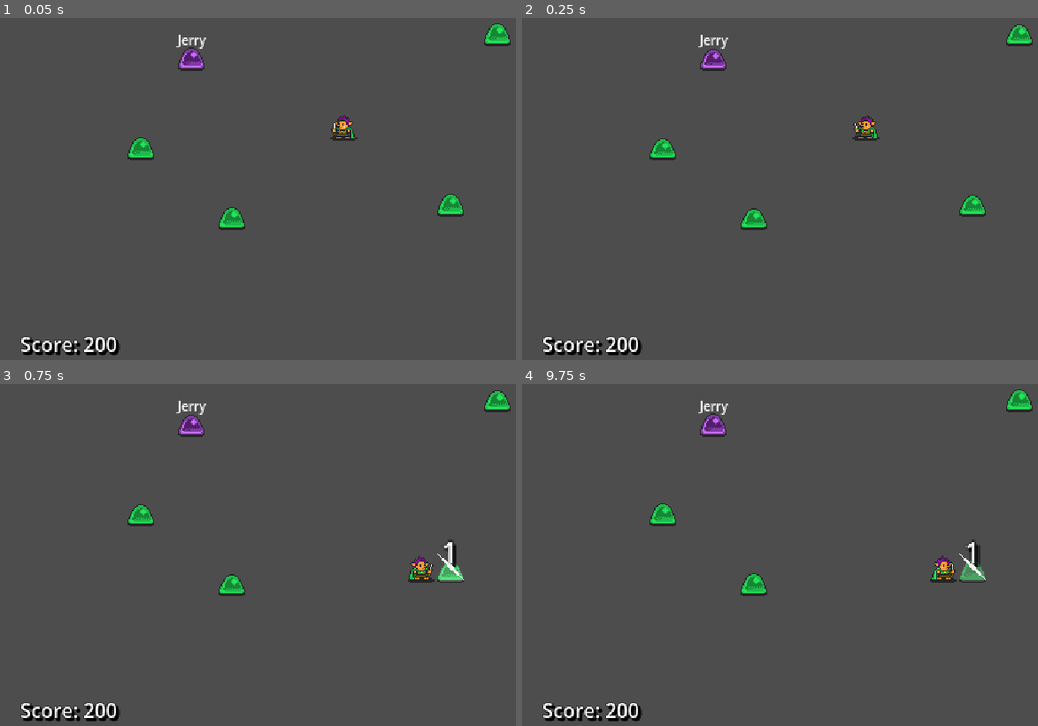
Above: before the commit, frames 1-4 (two rows, left to right).
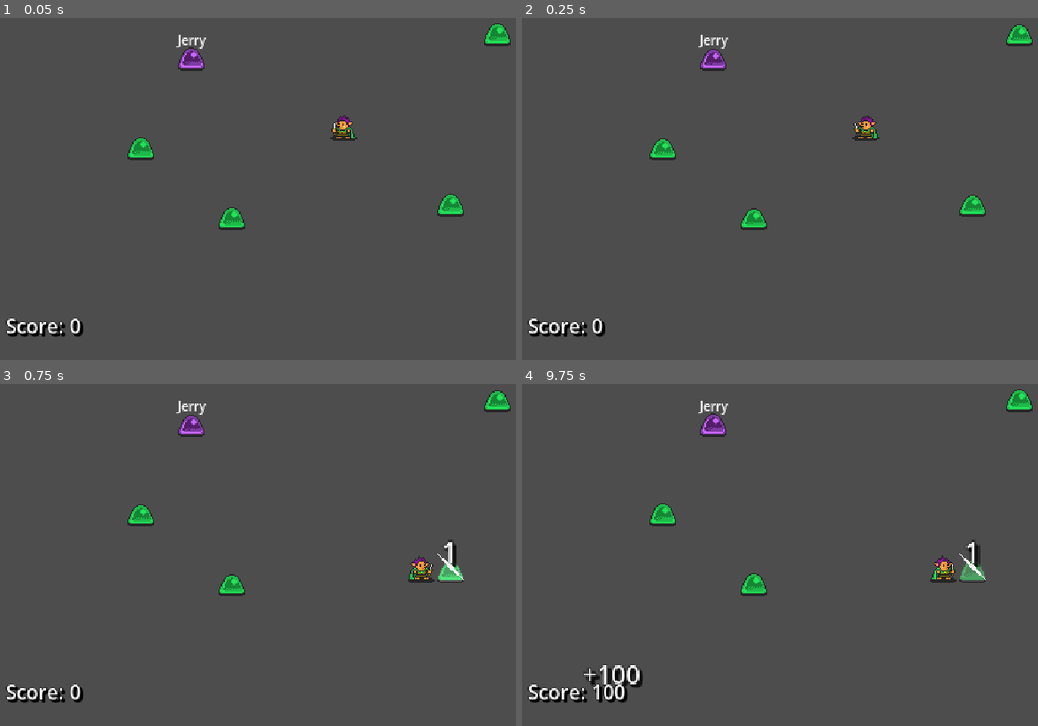
Above: after the commit, the same moments.

Repository: nuzcraft/beat-m-up
Game: Godot game, scene res://scenes/world/world.tscn
Two runs of this game, one before a commit and one after it. Both use one fixed random seed, a clock stepped at 60 frames per second and the inputs below.
Inputs:
- Up to frame 1 (0.05 s): no input
- Up to frame 2 (0.25 s): no input
- Up to frame 3 (0.75 s): tap Enter at 0.5 s; hold Right (ui_right) from 0.53 s (still down)
- Up to frame 4 (9.75 s): release Right (ui_right) at 1.28 s; hold Left (ui_left) 1.28-2.03 s; hold Right (ui_right) 2.03-3.53 s; hold Left (ui_left) 3.53-5.78 s; hold Right (ui_right) 5.78-8.03 s; tap Space at 7.25 s; hold Left (ui_left) 8.03-9.53 s; hold Right (ui_right) from 9.53 s (still down)

The runs differ from the first frame. In frame 1, 1.2% of the frame differs, in the area x 1-24%, y 87-99%; in frame 2, 1.2%; in frame 3, 1.2%; in frame 4, 1.8%, in the area x 1-24%, y 81-99%.

Commit message:
added score system

Diff:
--- a/scenes/floating_number/floating_number.gd
+++ b/scenes/floating_number/floating_number.gd
@@ -14,5 +14,5 @@
 func _on_animation_player_animation_finished(anim_name):
 	queue_free()
 
-func set_number(number:int):
+func set_number(number):
 	$LabelHolder/Label.text = str(number)
--- a/scenes/floating_number/floating_number.tscn
+++ b/scenes/floating_number/floating_number.tscn
@@ -9,6 +9,45 @@
 shadow_size = 2
 shadow_color = Color(0, 0, 0, 0.721569)
 shadow_offset = Vector2(2, 2)
+
+[sub_resource type="Animation" id="Animation_es6iw"]
+length = 0.001
+tracks/0/type = "value"
+tracks/0/imported = false
+tracks/0/enabled = true
+tracks/0/path = NodePath(".:scale")
+tracks/0/interp = 1
+tracks/0/loop_wrap = true
+tracks/0/keys = {
+"times": PackedFloat32Array(0),
+"transitions": PackedFloat32Array(1),
+"update": 0,
+"values": [Vector2(1, 1)]
+}
+tracks/1/type = "value"
+tracks/1/imported = false
+tracks/1/enabled = true
+tracks/1/path = NodePath("LabelHolder:position")
+tracks/1/interp = 1
+tracks/1/loop_wrap = true
+tracks/1/keys = {
+"times": PackedFloat32Array(0),
+"transitions": PackedFloat32Array(1),
+"update": 0,
+"values": [Vector2(0, 0)]
+}
+tracks/2/type = "value"
+tracks/2/imported = false
+tracks/2/enabled = true
+tracks/2/path = NodePath("LabelHolder/Label:modulate")
+tracks/2/interp = 1
+tracks/2/loop_wrap = true
+tracks/2/keys = {
+"times": PackedFloat32Array(0),
+"transitions": PackedFloat32Array(1),
+"update": 0,
+"values": [Color(1, 1, 1, 1)]
+}
 
 [sub_resource type="Animation" id="Animation_qc3lc"]
 resource_name = "float"
@@ -49,45 +88,6 @@
 "values": [Color(1, 1, 1, 1), Color(1, 1, 1, 0)]
 }
 
-[sub_resource type="Animation" id="Animation_es6iw"]
-length = 0.001
-tracks/0/type = "value"
-tracks/0/imported = false
-tracks/0/enabled = true
-tracks/0/path = NodePath(".:scale")
-tracks/0/interp = 1
-tracks/0/loop_wrap = true
-tracks/0/keys = {
-"times": PackedFloat32Array(0),
-"transitions": PackedFloat32Array(1),
-"update": 0,
-"values": [Vector2(1, 1)]
-}
-tracks/1/type = "value"
-tracks/1/imported = false
-tracks/1/enabled = true
-tracks/1/path = NodePath("LabelHolder:position")
-tracks/1/interp = 1
-tracks/1/loop_wrap = true
-tracks/1/keys = {
-"times": PackedFloat32Array(0),
-"transitions": PackedFloat32Array(1),
-"update": 0,
-"values": [Vector2(0, 0)]
-}
-tracks/2/type = "value"
-tracks/2/imported = false
-tracks/2/enabled = true
-tracks/2/path = NodePath("LabelHolder/Label:modulate")
-tracks/2/interp = 1
-tracks/2/loop_wrap = true
-tracks/2/keys = {
-"times": PackedFloat32Array(0),
-"transitions": PackedFloat32Array(1),
-"update": 0,
-"values": [Color(1, 1, 1, 1)]
-}
-
 [sub_resource type="AnimationLibrary" id="AnimationLibrary_53rdp"]
 _data = {
 "RESET": SubResource("Animation_es6iw"),
--- a/scenes/world/world.gd
+++ b/scenes/world/world.gd
@@ -10,6 +10,7 @@
 
 # Called when the node enters the scene tree for the first time.
 func _ready():
+	update_score_number_label(score)
 	for enemy in get_tree().get_nodes_in_group("enemies"):
 		enemy.died.connect(_on_enemy_died)
 	pass # Replace with function body.
@@ -75,4 +76,11 @@
 
 func _on_enemy_died(points):
 	score += points
-	print(score)
+	update_score_number_label(score)
+	var floating_number = floating_number_scene.instantiate()
+	floating_number.set_number("+" + str(points))
+	add_child(floating_number)
+	floating_number.global_position = $HUD/HUDControls/ScoreContainer/ScoreNumberLabel.global_position + Vector2(5, -5)
+
+func update_score_number_label(number:int):
+	$HUD/HUDControls/ScoreContainer/ScoreNumberLabel.text = str(number)
--- a/scenes/world/world.tscn
+++ b/scenes/world/world.tscn
@@ -37,24 +37,40 @@
 [node name="Jerry" parent="." instance=ExtResource("4_rtd4x")]
 position = Vector2(156, 87)
 
-[node name="Control" type="Control" parent="."]
+[node name="HUD" type="CanvasLayer" parent="."]
+
+[node name="HUDControls" type="Control" parent="HUD"]
 layout_mode = 3
-anchors_preset = 0
-offset_right = 576.0
-offset_bottom = 324.0
+anchors_preset = 15
+anchor_right = 1.0
+anchor_bottom = 1.0
+grow_horizontal = 2
+grow_vertical = 2
 
-[node name="Label" type="Label" parent="Control"]
+[node name="ScoreContainer" type="HBoxContainer" parent="HUD/HUDControls"]
 layout_mode = 1
 anchors_preset = 2
 anchor_top = 1.0
 anchor_bottom = 1.0
-offset_top = -26.0
-offset_right = 96.0
+offset_left = 5.0
+offset_top = -40.0
+offset_right = 167.0
 grow_vertical = 0
+
+[node name="ScoreTextLabel" type="Label" parent="HUD/HUDControls/ScoreContainer"]
+layout_mode = 2
 size_flags_horizontal = 0
 size_flags_vertical = 0
-text = "Score: 200
+text = "Score:
 "
 label_settings = SubResource("LabelSettings_g77hg")
-horizontal_alignment = 2
 vertical_alignment = 1
+
+[node name="ScoreNumberLabel" type="Label" parent="HUD/HUDControls/ScoreContainer"]
+layout_mode = 2
+size_flags_horizontal = 0
+size_flags_vertical = 0
+text = "200
+"
+label_settings = SubResource("LabelSettings_g77hg")
+vertical_alignment = 1
Not shown, changed: DEVNOTES.md
